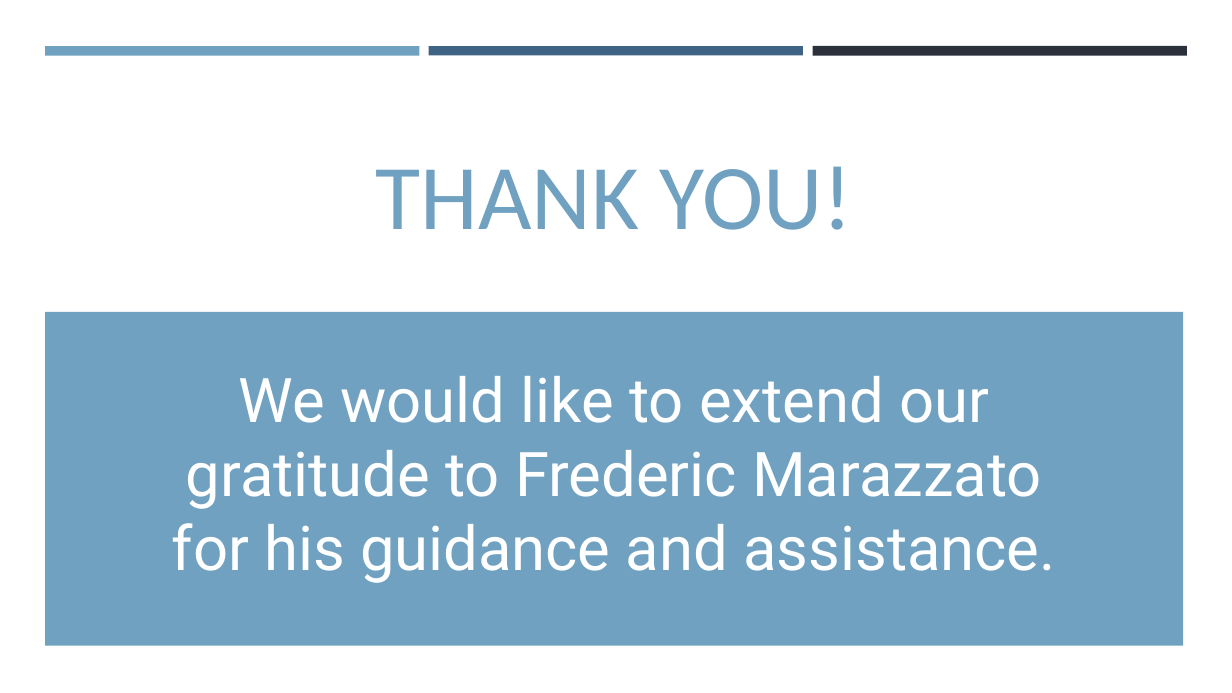
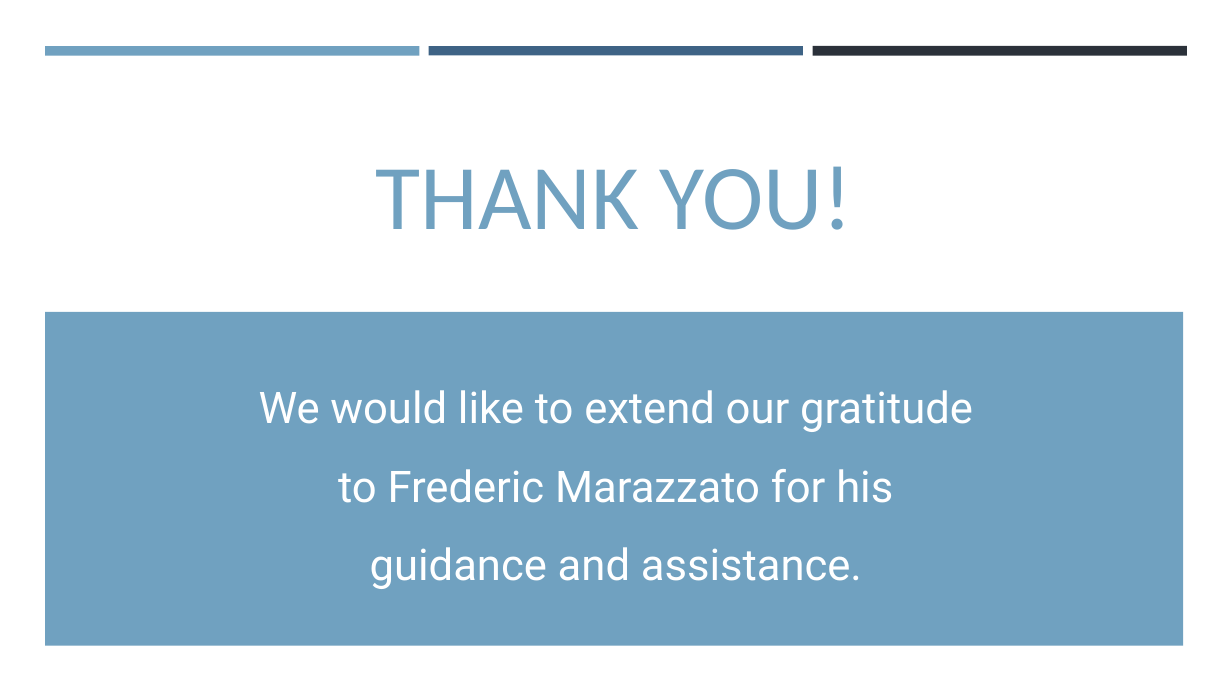
Before and after one commit to justinrnichols/Digit_Recognition, a slide deck: slide 18 of Reports/SVDPowerpoint.pptx (slide 16 before the commit). Drawn at 1232x693 pixels with LibreOffice and Linux fonts; fonts in the diff are those of the drawing. Boxes give left, top, right and bottom in pixels: in the first picture for what was removed or moved away, otherwise in the second. Text is boxed around its words. In the diff, an @@ line names an element or a change of style, - is before the commit and + after.

```diff
--- a/Reports/SVDPowerpoint.pptx
+++ b/Reports/SVDPowerpoint.pptx
@@ text "We would like to extend ..." moved from (x1=172, y1=376, x2=1055, y2=583) to (x1=259, y1=390, x2=973, y2=589) @@
@@ text "We would like to extend ..." at (x1=259, y1=390, x2=973, y2=589): size 48 to 34 pt; line spacing 1 to 1.5 @@
```
Also in this commit, not shown: 15 other slides changed, 2 slides added, 1 other file.
